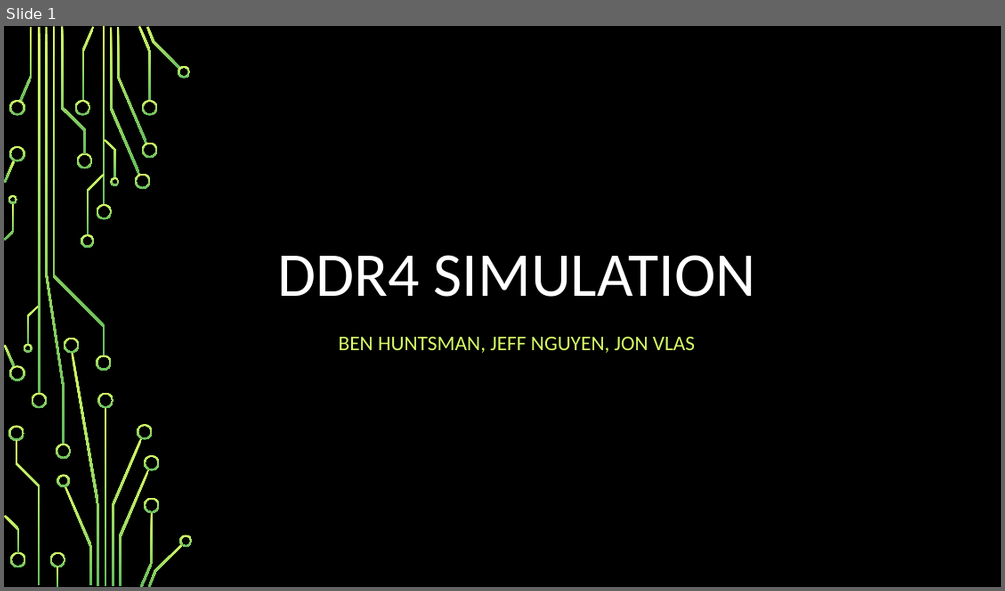
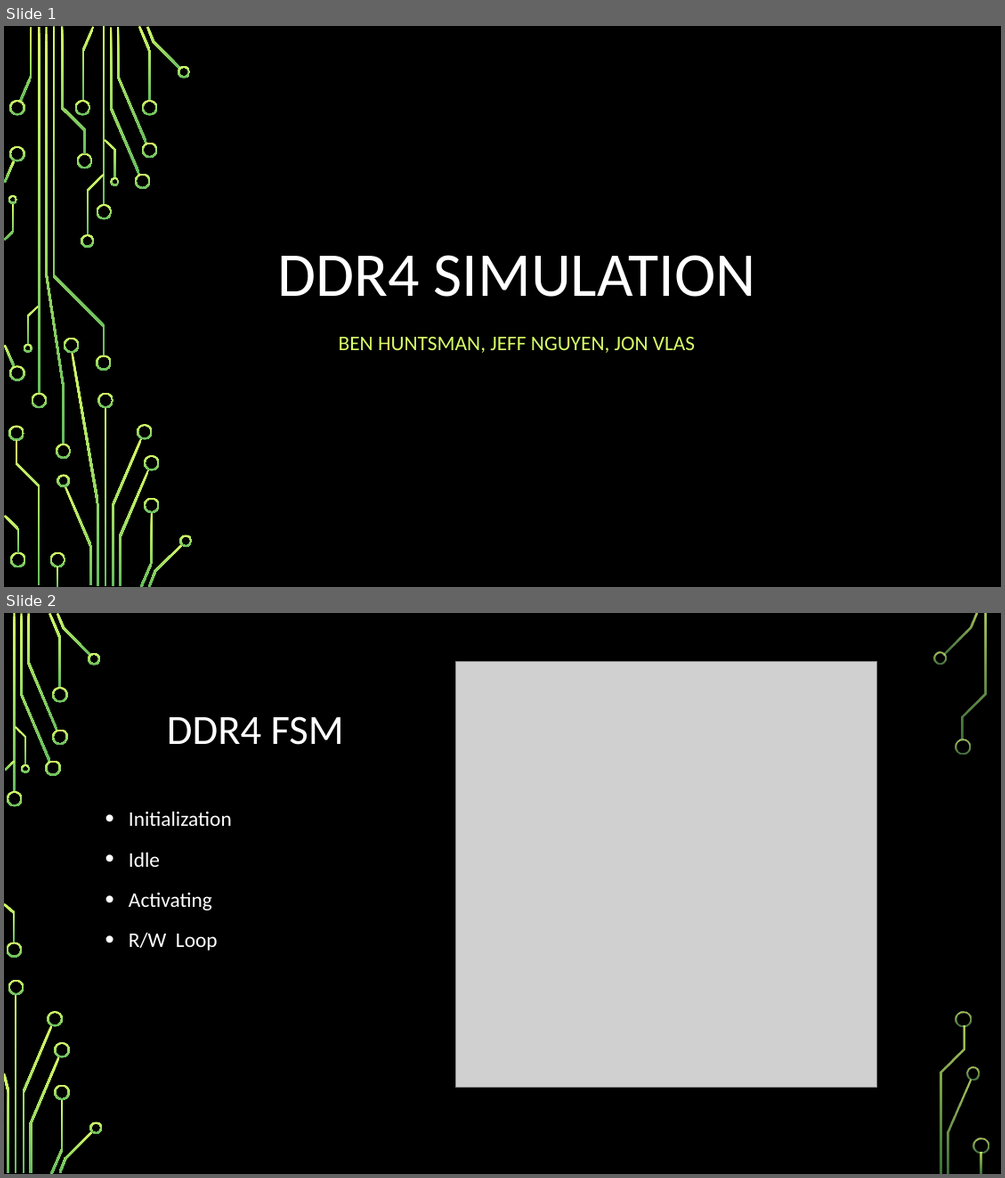
Before and after one commit to bhunt2/DDR4Sim, a slide deck: Design/DDR4 Simulation Presentation.pptx. Shown one above the other, each under a label of ours: slide 1 before the commit, slides 1 and 2 after it. The pictures are 1005x591 and 1005x1178 pixels, drawn with LibreOffice and Linux fonts; fonts in the diff are those of the drawing; grey boxes stand for pictures; background and template pictures are left out. Boxes give left, top, right and bottom in pixels: in the first picture for what was removed or moved away, otherwise in the second. Text is boxed around its words. In the diff, an @@ line names an element or a change of style, - is before the commit and + after.

Commit message:
Presentation 50%

```diff
--- a/Design/DDR4 Simulation Presentation.pptx
+++ b/Design/DDR4 Simulation Presentation.pptx
@@ slide 2 added at [4, 613, 1001, 1174], background picture (left out) @@
@@ picture added at [456, 662, 877, 1087] @@
@@ title added at [167, 716, 344, 745], 40 pt, text #FFFFFF @@
+DDR4 FSM
@@ text added at [129, 811, 232, 950], 20 pt, text #FFFFFF @@
+• Initialization
+• Idle
+• Activating
+• R/W Loop
@@ group added at [4, 613, 989, 1174]: 33 freeform shapes, 3 rectangles @@
```
Also in this commit, not shown: 6 other slides added, 1 slide removed.
